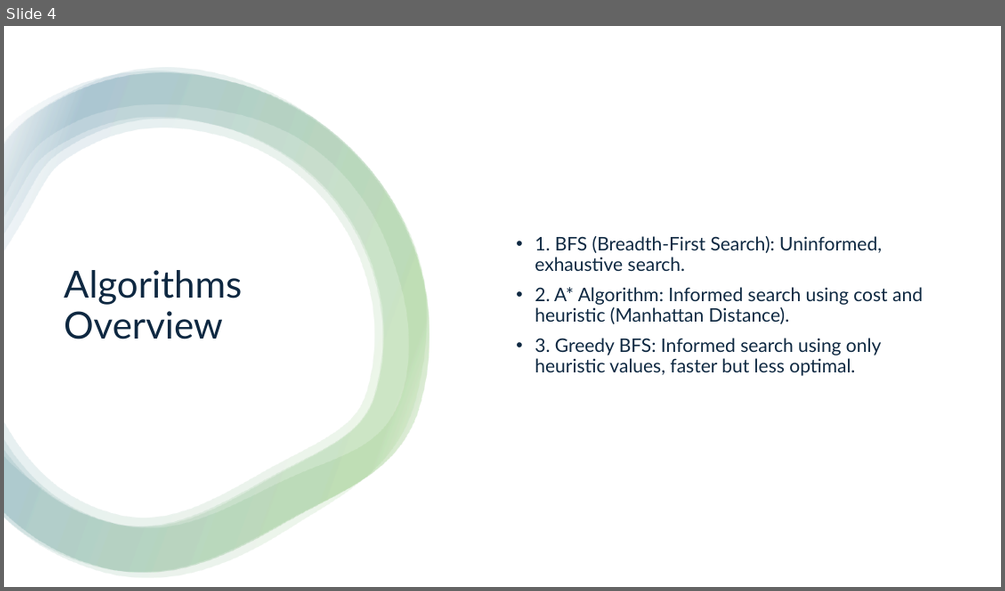
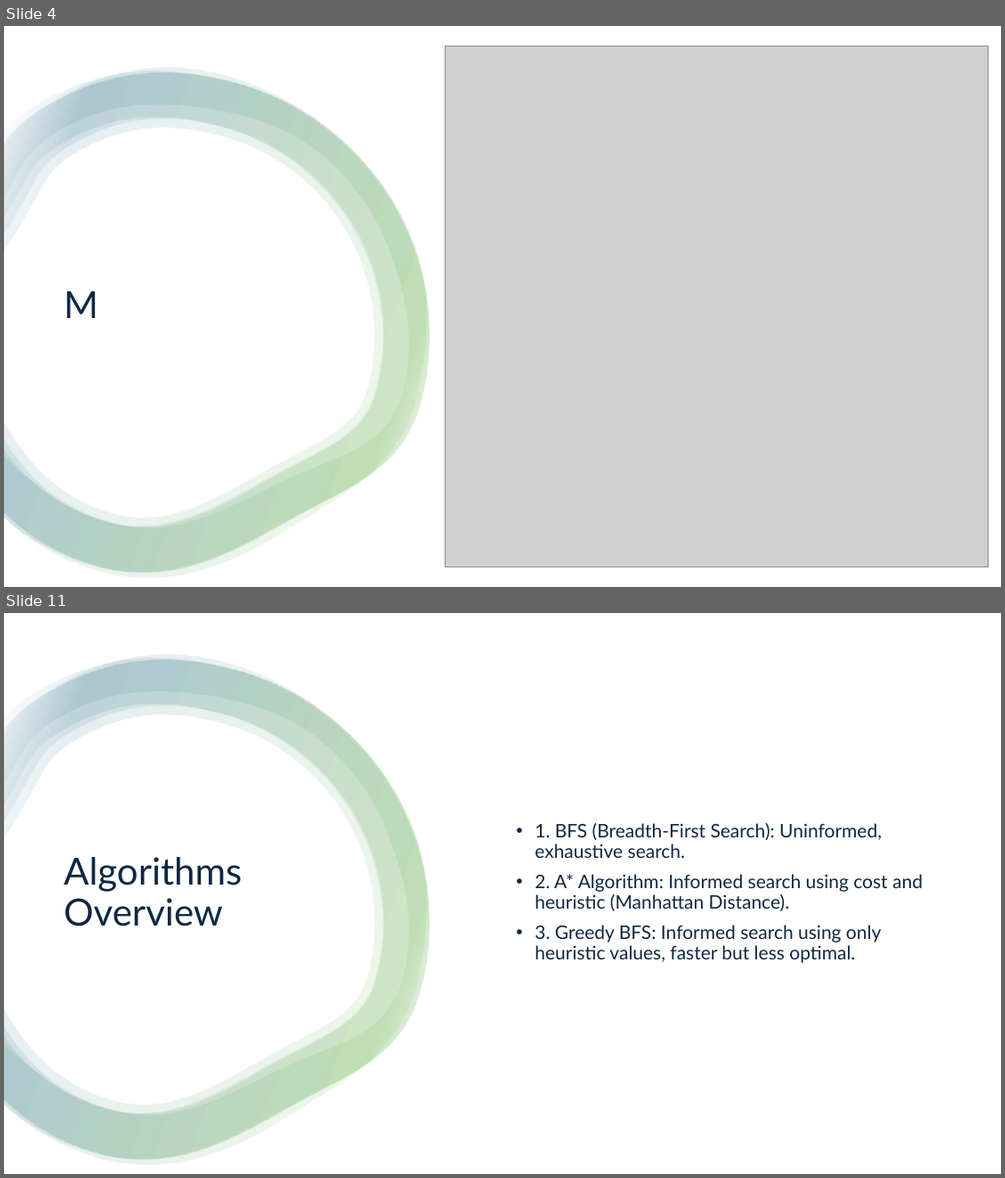
Before and after one commit to Krishna-1996/Master-In-AI, a slide deck: Foundation of Artificial Intelligence/My Project Work/ICA2 Project Coding Jupyter_Notebook/Final_ICA/ICA_Presentation.pptx. Shown one above the other, each under a label of ours: slide 4 before the commit, slides 4 and 11 after it; the slides between them are not shown. The pictures are 1005x591 and 1005x1178 pixels, drawn with LibreOffice and Linux fonts; fonts in the diff are those of the drawing; grey boxes stand for pictures. Boxes give left, top, right and bottom in pixels: in the first picture for what was removed or moved away, otherwise in the second. Text is boxed around its words. In the diff, an @@ line names an element or a change of style, - is before the commit and + after.

```diff
--- a/Foundation of Artificial Intelligence/My Project Work/ICA2 Project Coding Jupyter_Notebook/Final_ICA/ICA_Presentation.pptx
+++ b/Foundation of Artificial Intelligence/My Project Work/ICA2 Project Coding Jupyter_Notebook/Final_ICA/ICA_Presentation.pptx
@@ slide 4 added at (x1=4, y1=26, x2=1001, y2=587), background #FFFFFF @@
@@ rectangle added at (x1=4, y1=26, x2=1001, y2=587), fill #FFFFFF @@
@@ picture added at (x1=445, y1=46, x2=988, y2=567) @@
@@ group added at (x1=4, y1=68, x2=429, y2=578): 4 freeform shapes @@
@@ title added at (x1=64, y1=291, x2=98, y2=318), 36 pt, text #0E2841 @@
+M
@@ what was slide 4 is now slide 11 @@
```
Also in this commit, not shown: 3 slides changed, 6 other slides added.
